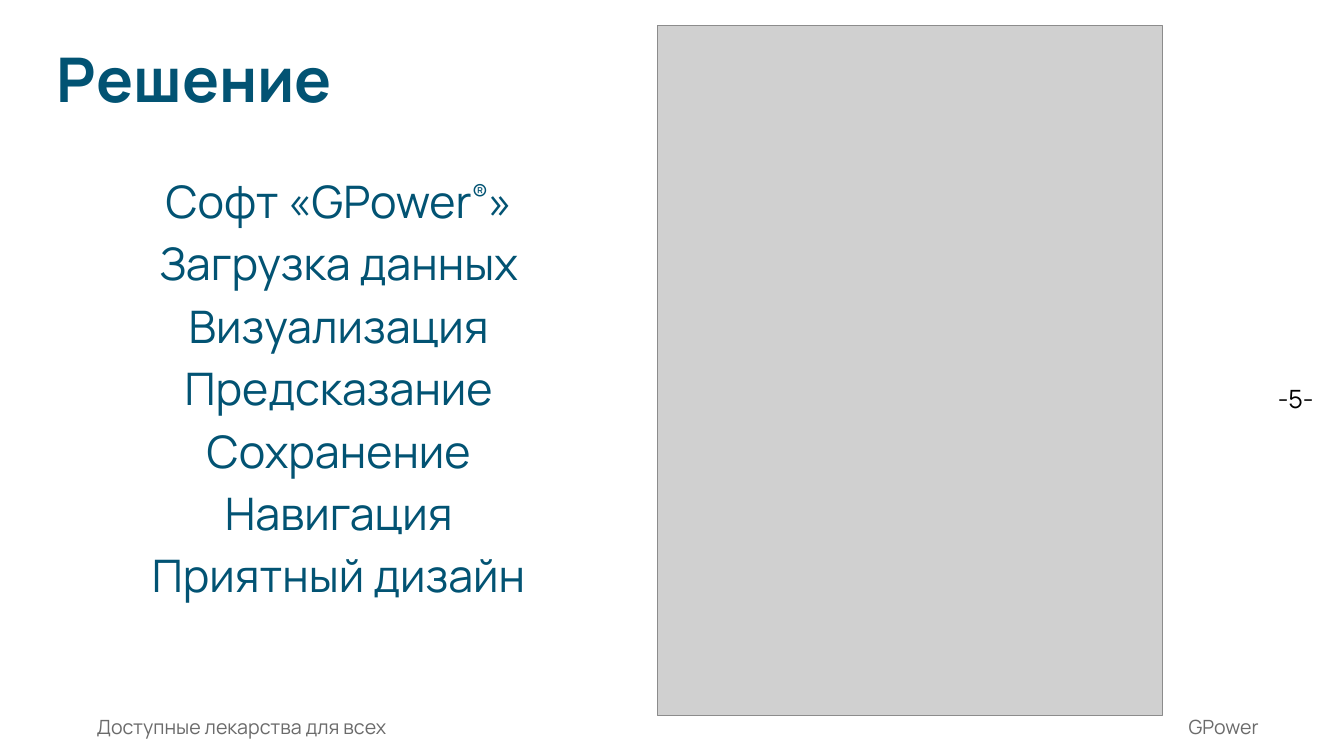
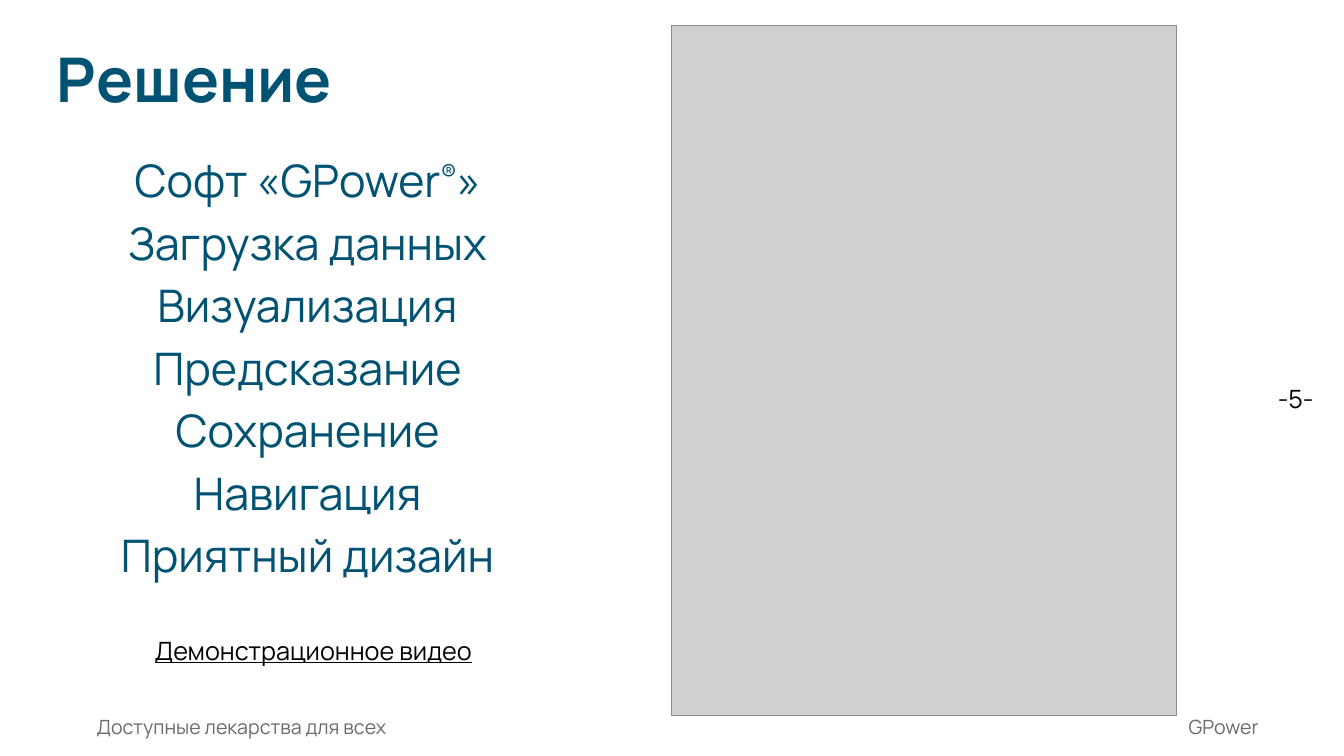
Before and after one commit to Tribble58/spb_medicine, a slide deck: slide 5 of Презентация.pptx. Drawn at 1344x756 pixels with LibreOffice and Linux fonts; fonts in the diff are those of the drawing; grey boxes stand for pictures; background and template pictures are left out. Boxes give left, top, right and bottom in pixels: in the first picture for what was removed or moved away, otherwise in the second. Text is boxed around its words. In the diff, an @@ line names an element or a change of style, - is before the commit and + after.

```diff
--- a/Презентация.pptx
+++ b/Презентация.pptx
@@ picture: place and size @@
-picture at [657,26,1163,716]
+picture at [671,26,1177,716]
@@ text "Софт «GPower®»": place and size @@
-text "Софт «GPower®»" at [152,185,525,603]
+text "Софт «GPower®»" at [121,164,494,583]
@@ text added at [155,642,472,666], 18 pt, text #000000, underline @@
+Демонстрационное видео
```
Also in this commit, not shown: 1 other slide changed, 1 other file.
